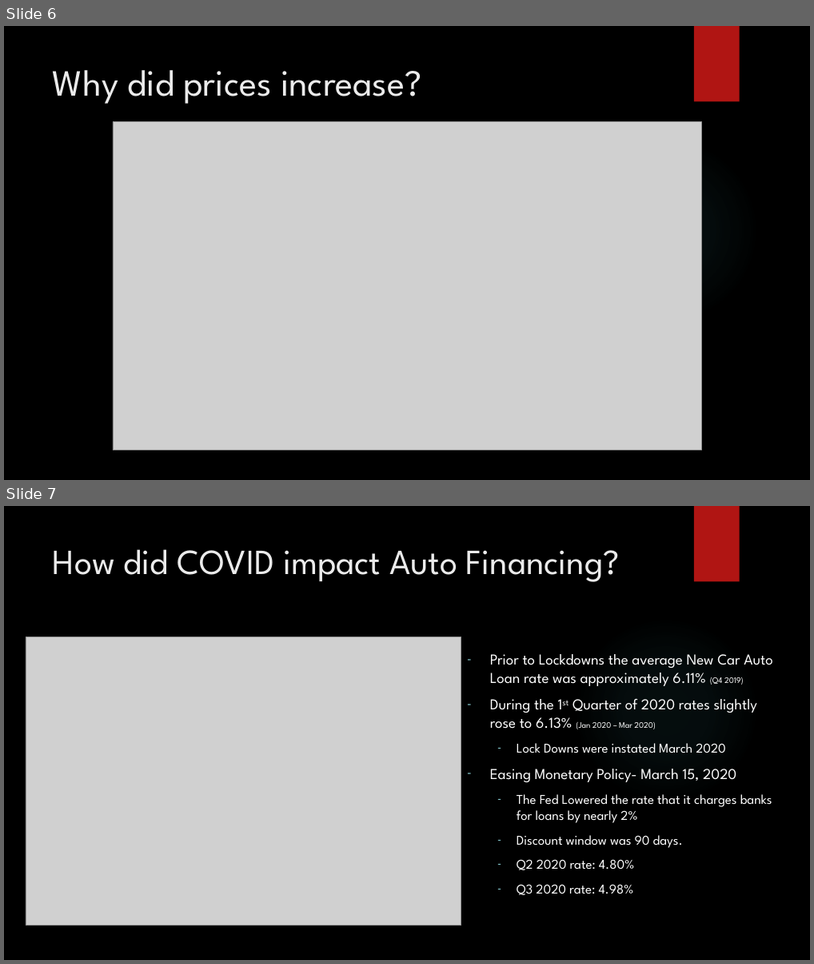
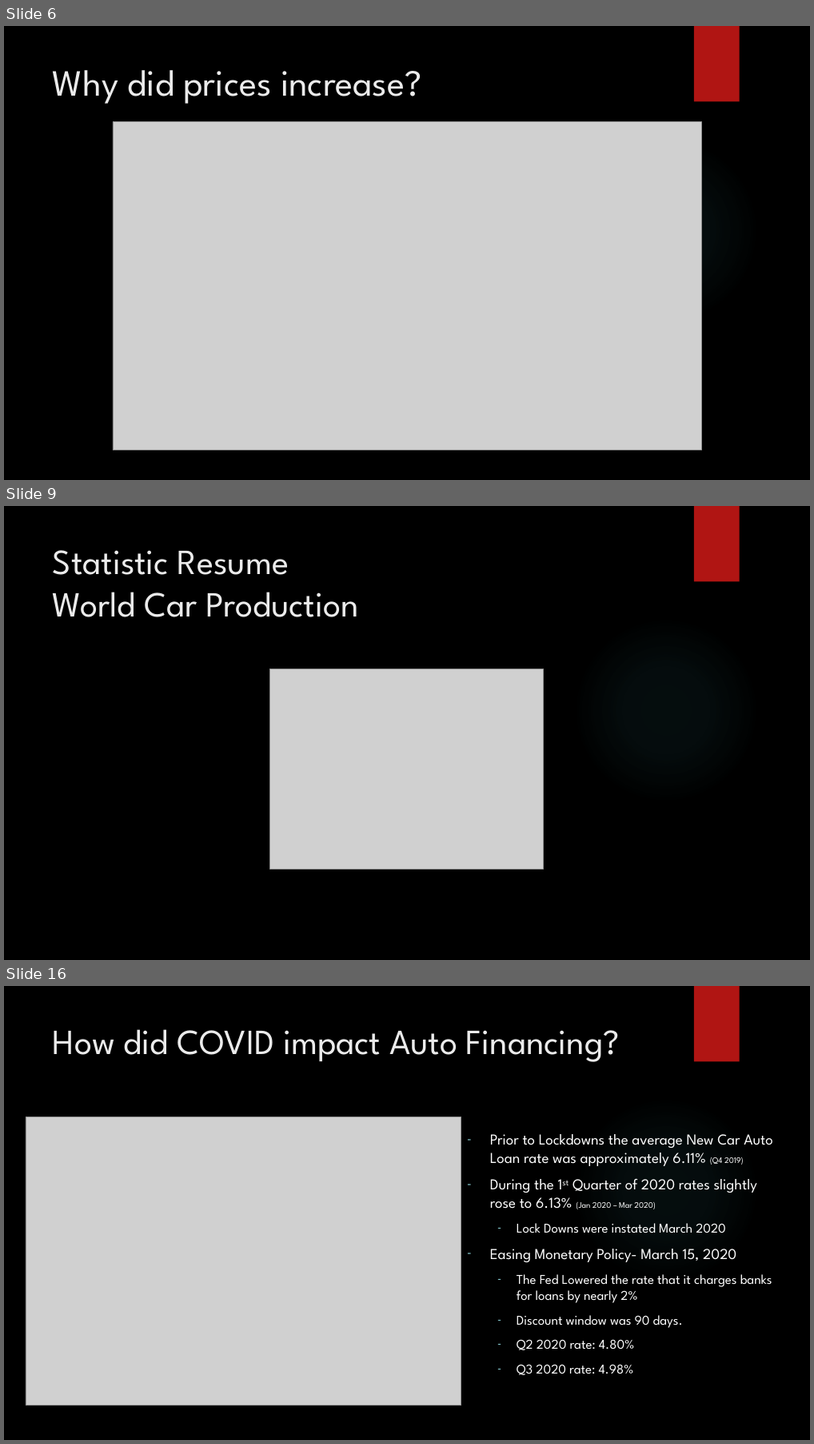
Before and after one commit to T800-101A/Impact_Vehicule_COVID-19, a slide deck: Project 1 Presentation .pptx. Shown one above the other, each under a label of ours: slides 6 and 7 before the commit, slides 6, 9 and 16 after it; the slides between them are not shown. The pictures are 814x964 and 814x1444 pixels, drawn with LibreOffice and Linux fonts; fonts in the diff are those of the drawing; grey boxes stand for pictures; background and template pictures are left out. Boxes give left, top, right and bottom in pixels: in the first picture for what was removed or moved away, otherwise in the second. Text is boxed around its words. In the diff, an @@ line names an element or a change of style, - is before the commit and + after.

```diff
--- a/Project 1 Presentation .pptx
+++ b/Project 1 Presentation .pptx
@@ slide 9 added at [4, 506, 810, 960], background picture (left out); not listed: 2 template elements that a slide beside it also shows @@
@@ title added at [53, 550, 359, 617], 42 pt, text #EBEBEB @@
+Statistic Resume
+World Car Production
@@ picture added at [270, 668, 544, 868] @@
@@ what was slide 7 is now slide 16 @@
```
Also in this commit, not shown: 8 other slides added.
